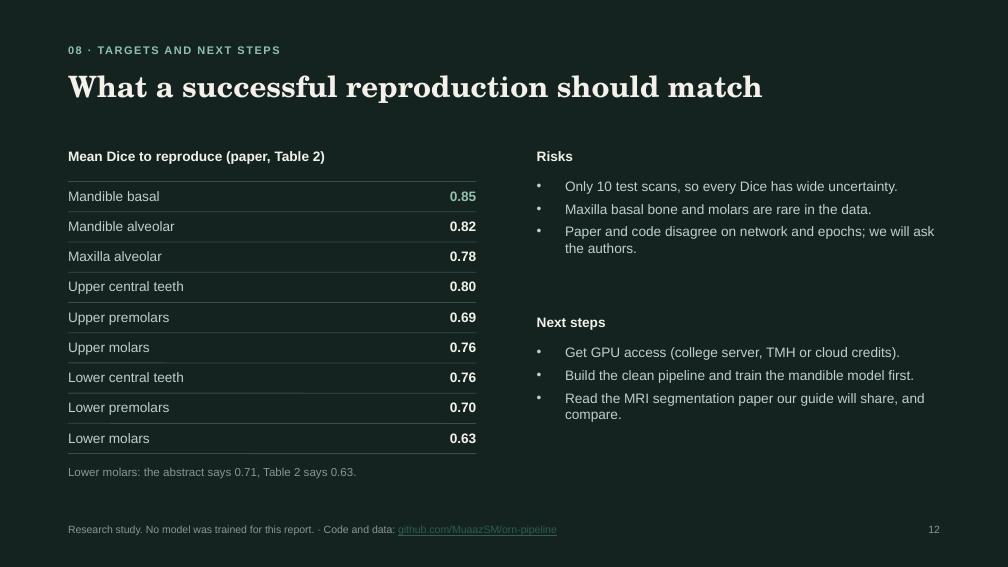
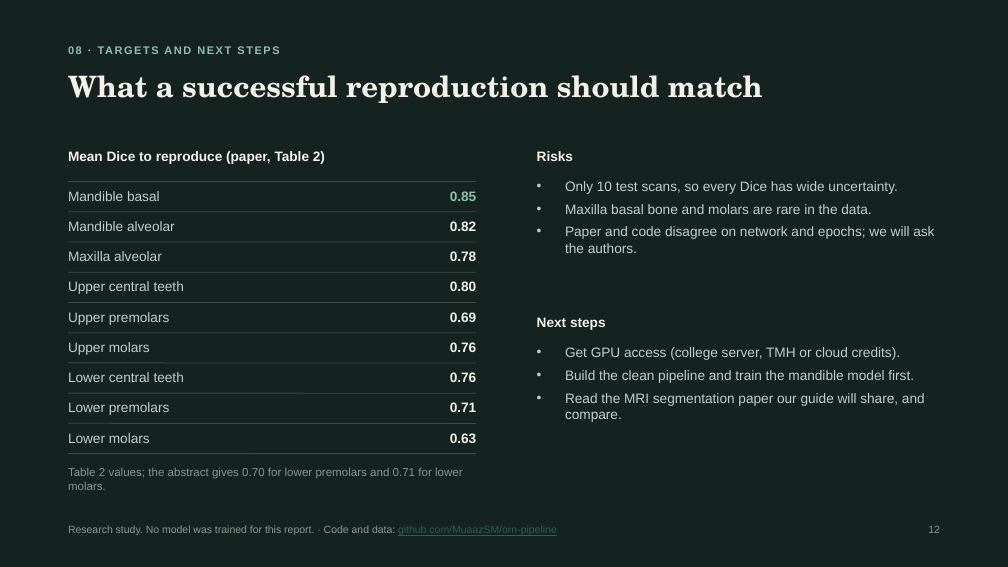
Before and after one commit to MuaazSM/orn-pipeline, a slide deck: slide 12 of docs/IMPACT Implementation Study - Semester 5.pptx. Drawn at 1008x567 pixels with LibreOffice and Linux fonts; fonts in the diff are those of the drawing. Boxes give left, top, right and bottom in pixels: in the first picture for what was removed or moved away, otherwise in the second. Text is boxed around its words. In the diff, an @@ line names an element or a change of style, - is before the commit and + after.

Commit message:
Add final report; fix lower-premolar Dice (0.71, paper Table 2) in IMPACT deck

```diff
--- a/docs/IMPACT Implementation Study - Semester 5.pptx
+++ b/docs/IMPACT Implementation Study - Semester 5.pptx
@@ text at (450, 402, 477, 412): text changed @@
-0.70
+0.71
@@ text at (68, 467, 463, 490): text changed @@
-Lower molars: the abstract says 0.71, Table 2 says 0.63.
+Table 2 values; the abstract gives 0.70 for lower premolars and 0.71 for lower molars.
```
Also in this commit, not shown: 1 other slide changed, 3 other files.
